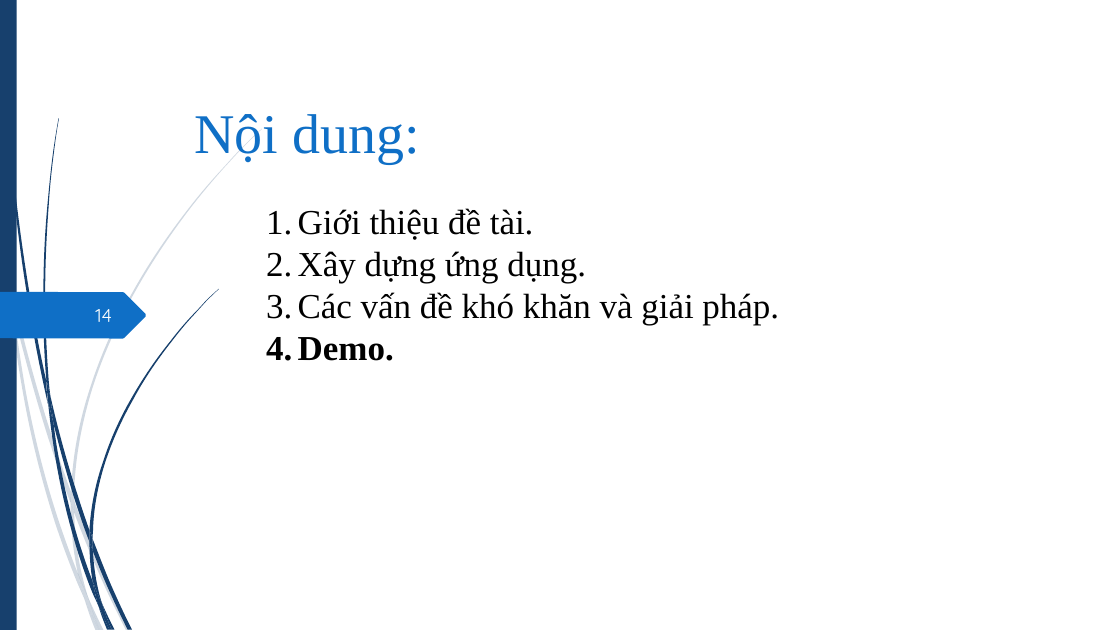
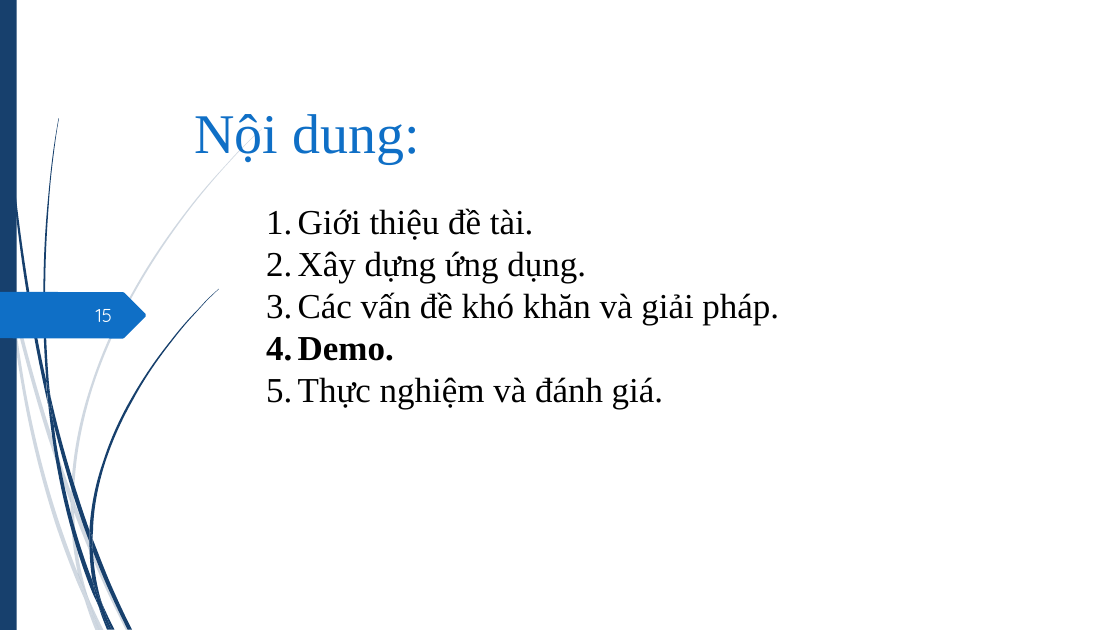
Before and after one commit to hvngoc/Presentation, a slide deck: slide 15 of slide 2.pptx (slide 14 before the commit). Drawn at 1120x630 pixels with LibreOffice and Linux fonts; fonts in the diff are those of the drawing. Boxes give left, top, right and bottom in pixels: in the first picture for what was removed or moved away, otherwise in the second. Text is boxed around its words. In the diff, an @@ line names an element or a change of style, - is before the commit and + after.

```diff
--- a/slide 2.pptx
+++ b/slide 2.pptx
@@ page number at (96,309,112,322): text changed @@
-14
+15
@@ text at (298,377,663,409): paragraph added @@
+5. Thực nghiệm và đánh giá.
```
Also in this commit, not shown: 4 other slides changed, 7 slides added.
